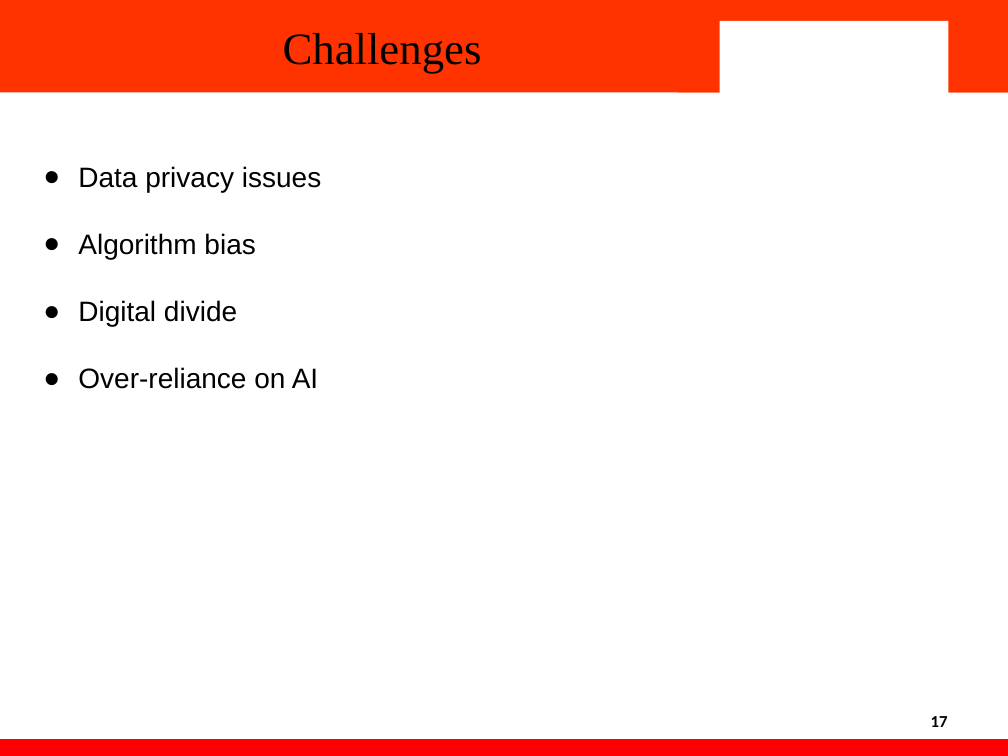
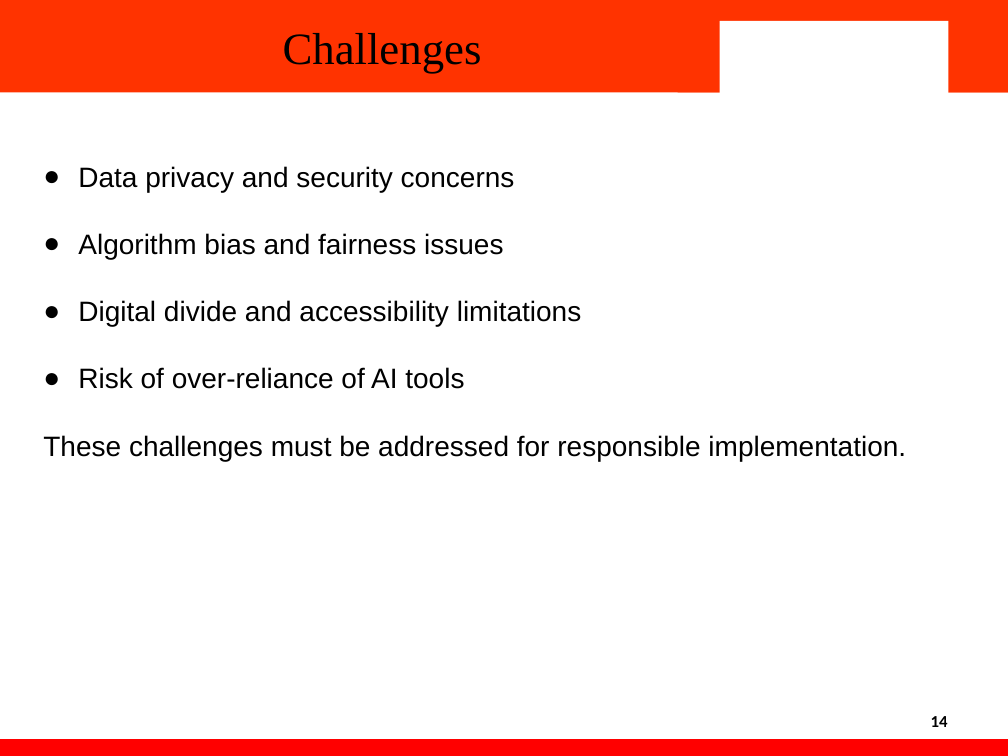
Before and after one commit to Heykrishna/impact-of-ai-on-education, a slide deck: slide 14 of PPT/Final.pptx (slide 17 before the commit). Drawn at 1008x756 pixels with LibreOffice and Linux fonts; fonts in the diff are those of the drawing; background and template pictures are left out. Boxes give left, top, right and bottom in pixels: in the first picture for what was removed or moved away, otherwise in the second. Text is boxed around its words. In the diff, an @@ line names an element or a change of style, - is before the commit and + after.

```diff
--- a/PPT/Final.pptx
+++ b/PPT/Final.pptx
@@ text at (43, 166, 906, 461): text changed @@
-● Data privacy issues
-● Algorithm bias
-● Digital divide
-● Over-reliance on AI
+● Data privacy and security concerns
+● Algorithm bias and fairness issues
+● Digital divide and accessibility limitations
+● Risk of over-reliance of AI tools
+These challenges must be addressed for responsible implementation.
@@ page number at (931, 716, 948, 727): text changed @@
-17
+14
```
Also in this commit, not shown: 16 other slides changed, 3 slides removed.
